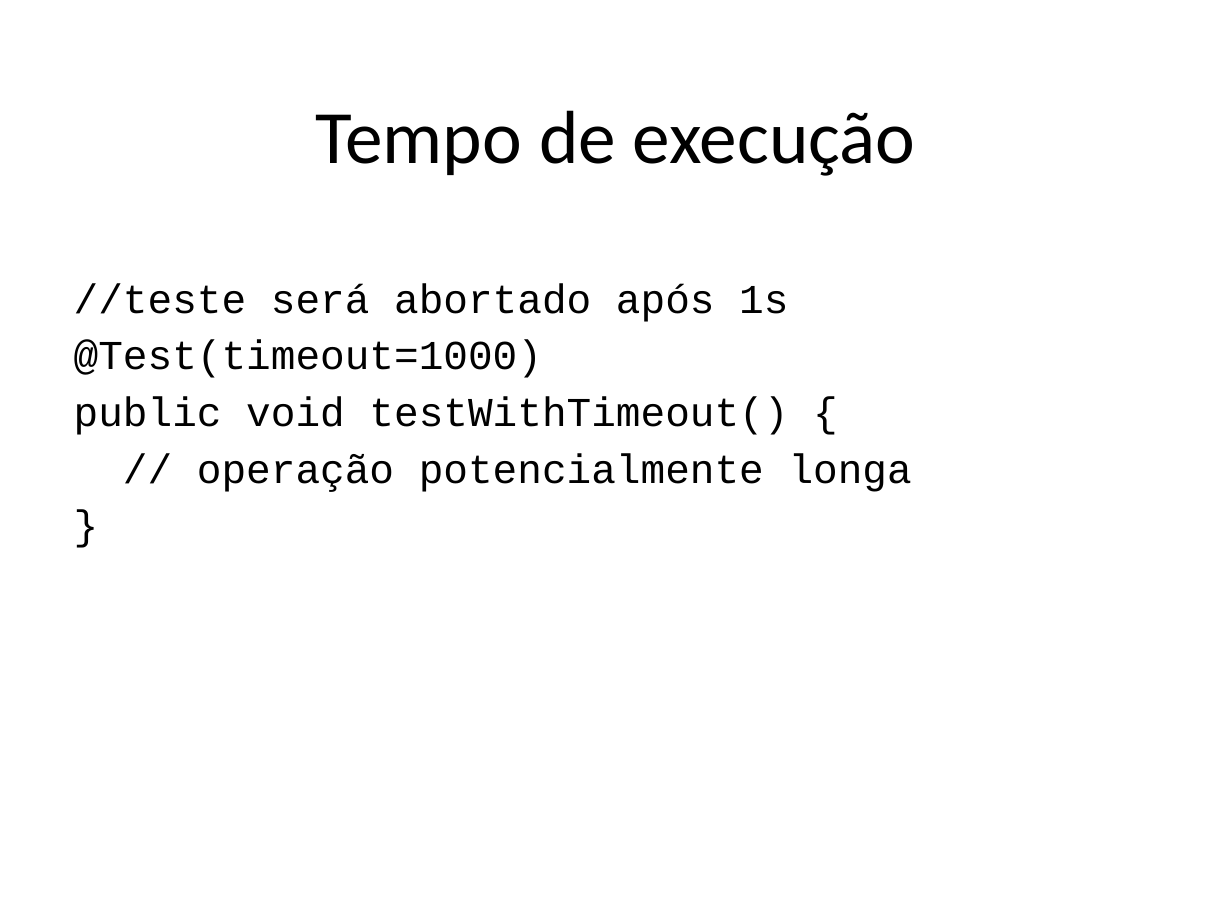
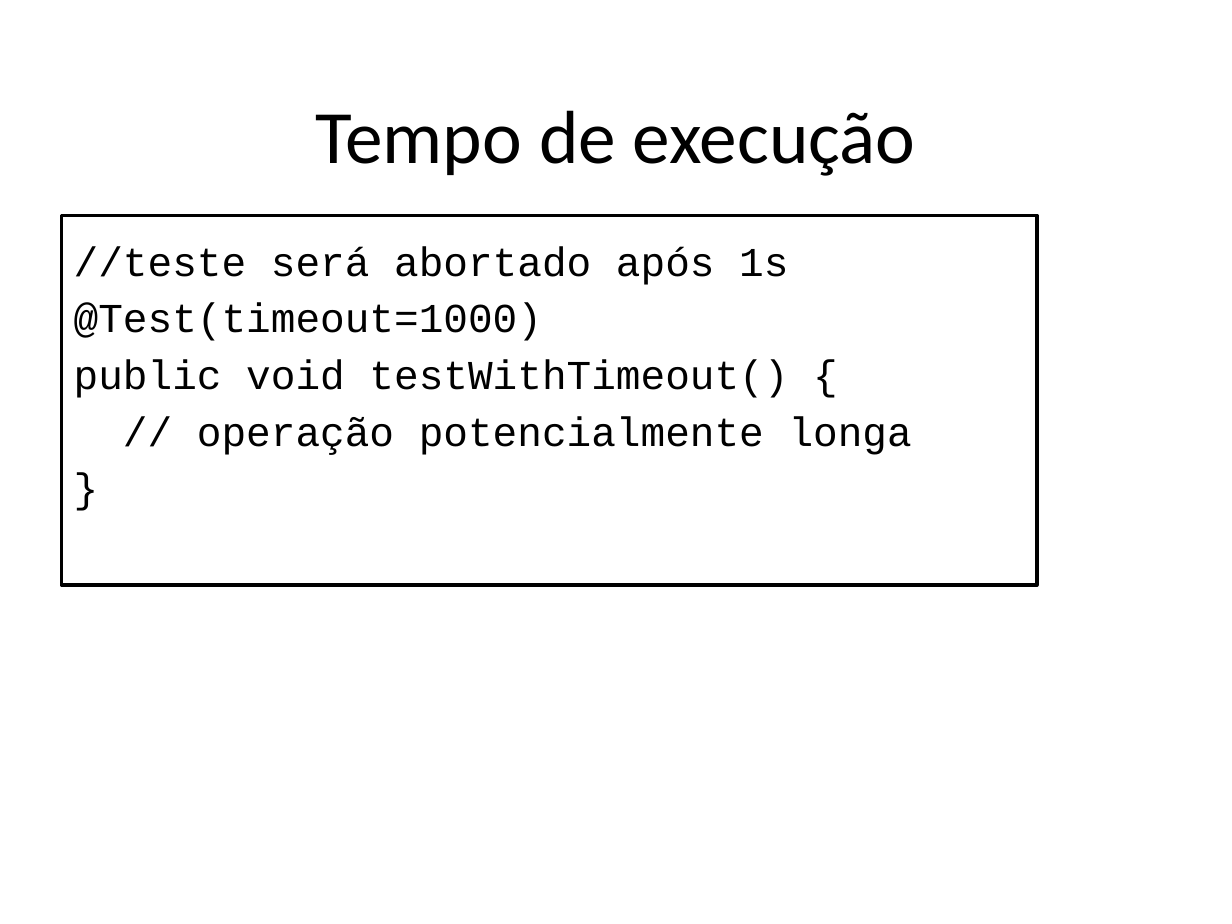
Before and after one commit to STAR-RG/testing-cin, a slide deck: slide 47 of slides.pptx (slide 46 before the commit). Drawn at 1232x924 pixels with LibreOffice and Linux fonts; fonts in the diff are those of the drawing. Boxes give left, top, right and bottom in pixels: in the first picture for what was removed or moved away, otherwise in the second. Text is boxed around its words. In the diff, an @@ line names an element or a change of style, - is before the commit and + after.

```diff
--- a/slides.pptx
+++ b/slides.pptx
@@ rectangle "//teste será abortado após 1s" resized from (x1=74, y1=283, x2=912, y2=492) to (x1=62, y1=216, x2=1037, y2=585) @@
@@ rectangle "//teste será abortado após 1s" at (x1=62, y1=216, x2=1037, y2=585): fill none to #FFFFFF; outline none to #000000 2 pt @@
```
Also in this commit, not shown: 17 other slides changed, 5 slides added, 1 slide removed.
